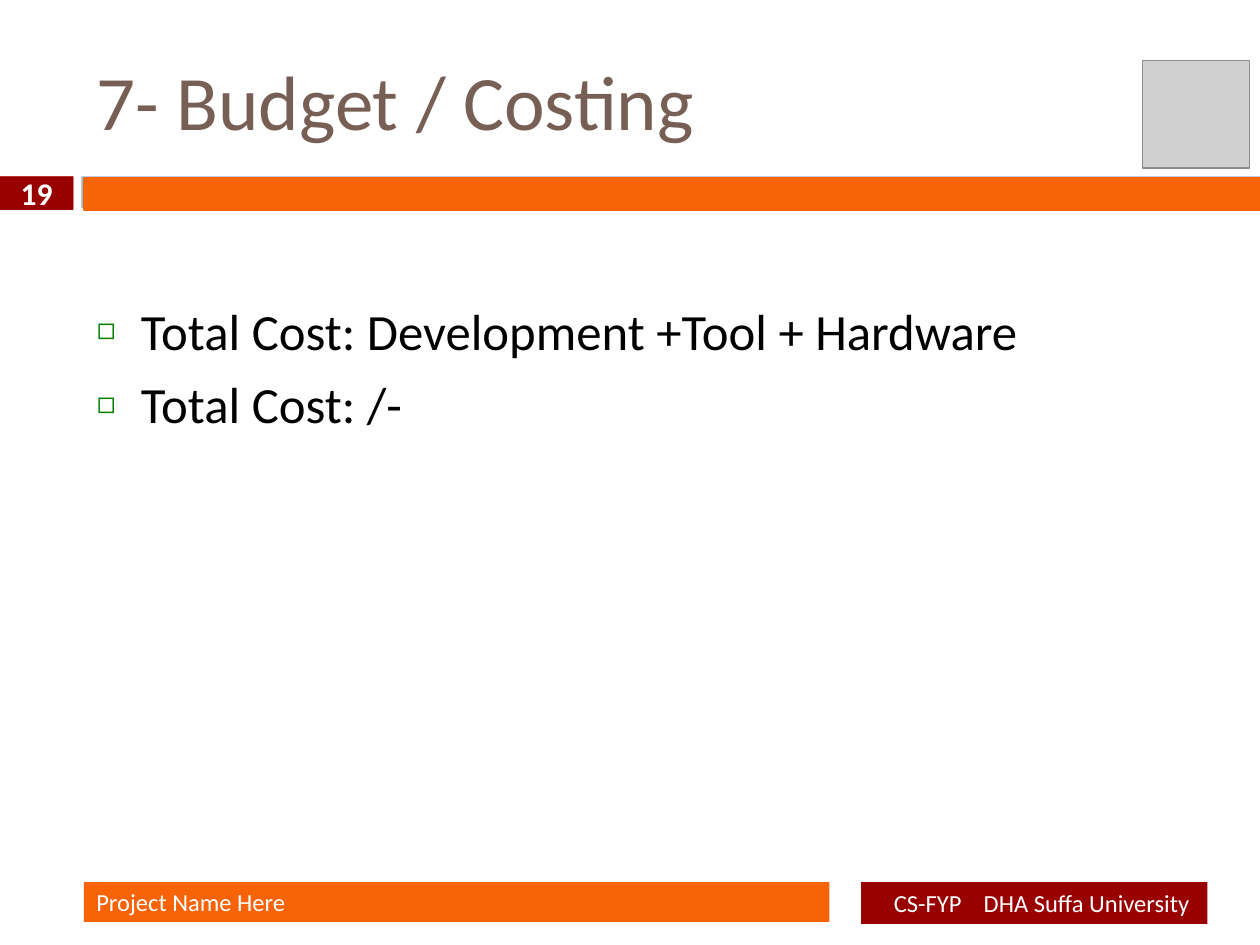
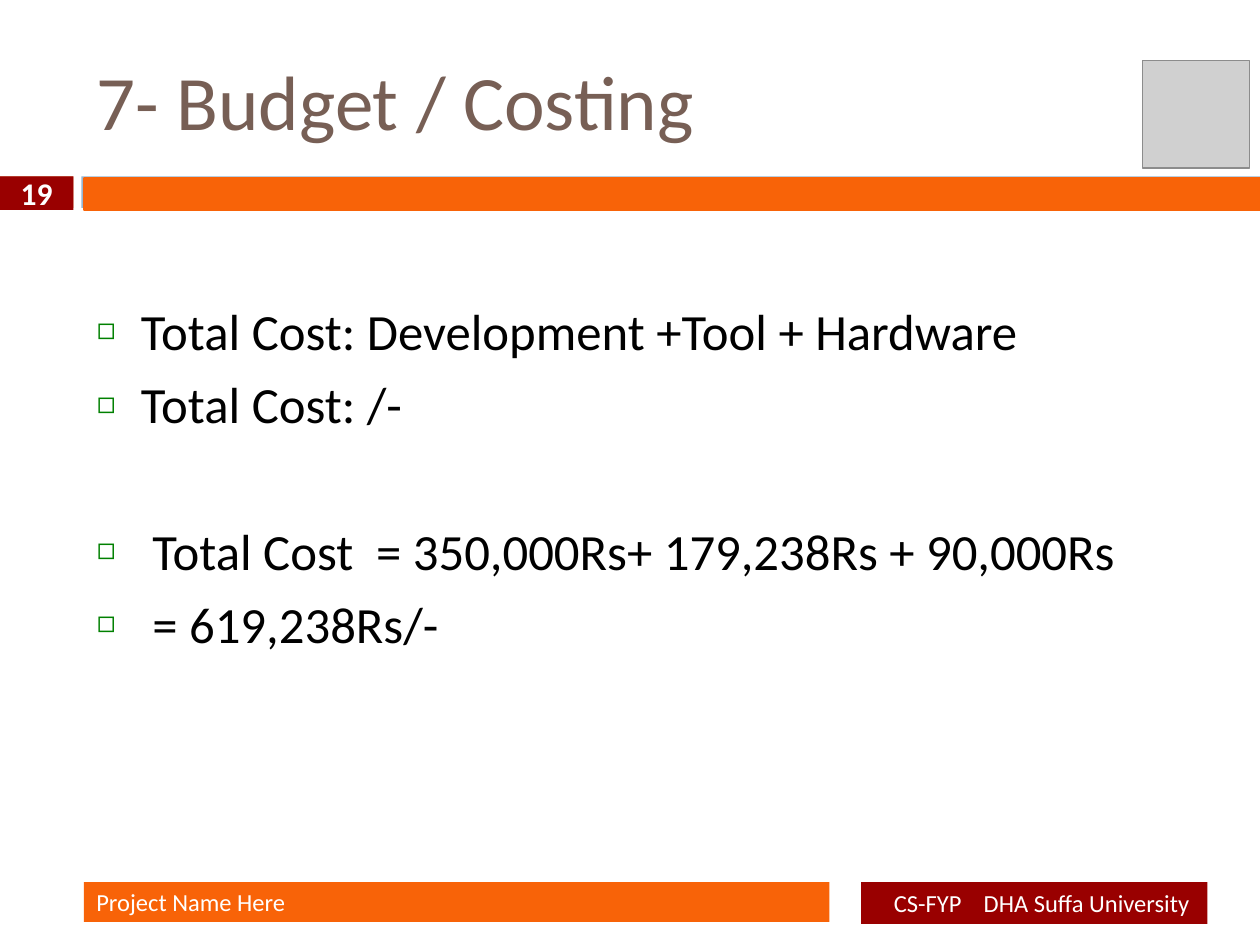
Before and after one commit to poorab21/Maid_In-FYP-, a slide deck: slide 19 of Maid In Proposal Defence Document.pptx. Drawn at 1260x945 pixels with LibreOffice and Linux fonts; fonts in the diff are those of the drawing; grey boxes stand for pictures; background and template pictures are left out. Boxes give left, top, right and bottom in pixels: in the first picture for what was removed or moved away, otherwise in the second. Text is boxed around its words. In the diff, an @@ line names an element or a change of style, - is before the commit and + after.

```diff
--- a/Maid In Proposal Defence Document.pptx
+++ b/Maid In Proposal Defence Document.pptx
@@ text at (x1=152, y1=534, x2=1114, y2=650): paragraphs added @@
+◻ Total Cost = 350,000Rs+ 179,238Rs + 90,000Rs
+◻ = 619,238Rs/-
```
Also in this commit, not shown: 3 other slides changed, 1 other file.
